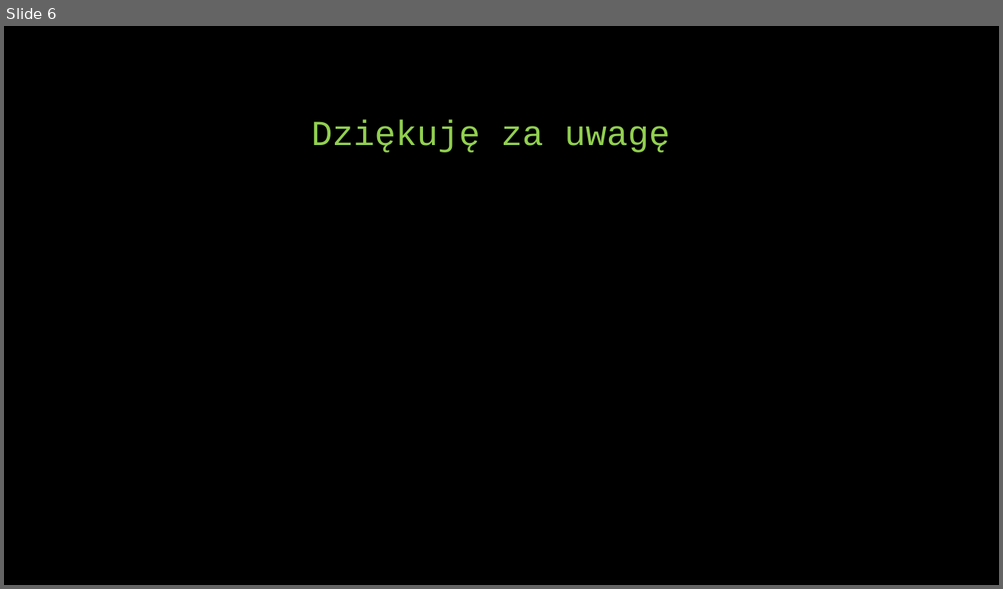
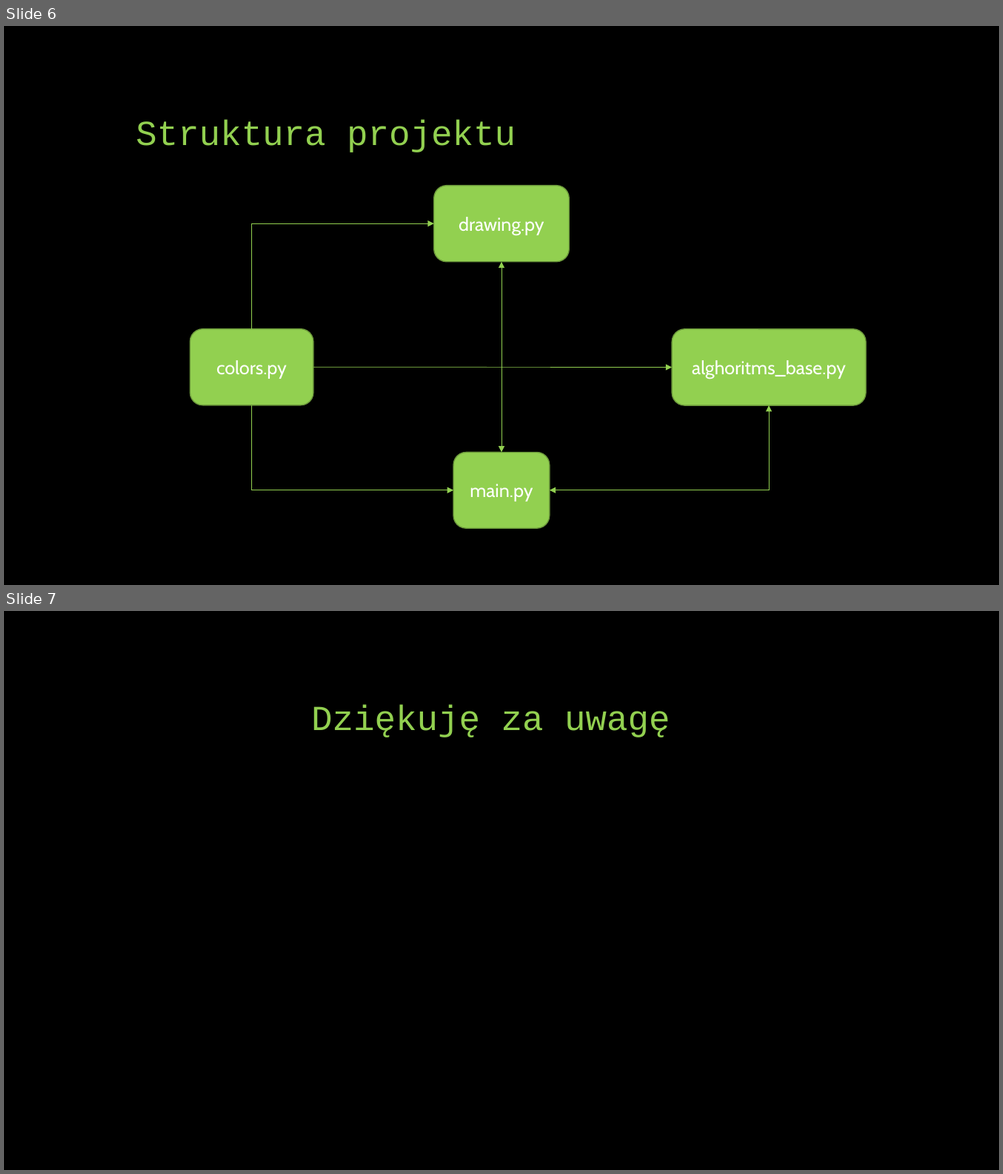
Before and after one commit to SebsatianM/IPP, a slide deck: Indywidualny projekt programistyczny Sebastian Mielczarek.pptx. Shown one above the other, each under a label of ours: slide 6 before the commit, slides 6 and 7 after it. The pictures are 1003x589 and 1003x1174 pixels, drawn with LibreOffice and Linux fonts; fonts in the diff are those of the drawing. Boxes give left, top, right and bottom in pixels: in the first picture for what was removed or moved away, otherwise in the second. Text is boxed around its words. In the diff, an @@ line names an element or a change of style, - is before the commit and + after.

```diff
--- a/Indywidualny projekt programistyczny Sebastian Mielczarek.pptx
+++ b/Indywidualny projekt programistyczny Sebastian Mielczarek.pptx
@@ slide 6 added at bbox=[4, 26, 999, 585], background #000000 @@
@@ title added at bbox=[136, 119, 515, 153], 34 pt, text #92D050 @@
+Struktura projektu
@@ rounded rectangle added at bbox=[434, 186, 569, 262], fill #92D050, outline #6C9A3B 1 pt, 18 pt, text #FFFFFF @@
+drawing.py
@@ elbow arrow added from (252, 329) to (434, 224), #92D050 0.5 pt @@
@@ double arrow added from (502, 262) to (502, 453), #92D050 0.5 pt @@
@@ rounded rectangle added at bbox=[190, 329, 313, 405], fill #92D050, outline #6C9A3B 1 pt, 18 pt, text #FFFFFF @@
+colors.py
@@ rounded rectangle added at bbox=[671, 329, 866, 406], fill #92D050, outline #6C9A3B 1 pt, 18 pt, text #FFFFFF @@
+alghoritms_base.py
@@ arrow added from (313, 368) to (671, 368), #92D050 0.5 pt @@
@@ elbow arrow added from (252, 406) to (453, 491), #92D050 0.5 pt @@
@@ elbow double arrow added from (768, 406) to (549, 491), #92D050 0.5 pt @@
@@ rounded rectangle added at bbox=[453, 453, 549, 529], fill #92D050, outline #6C9A3B 1 pt, 18 pt, text #FFFFFF @@
+main.py
@@ what was slide 6 is now slide 7 @@
```
Also in this commit, not shown: 4 slides changed, 1 other slide added, 1 slide removed, 2 other files.
